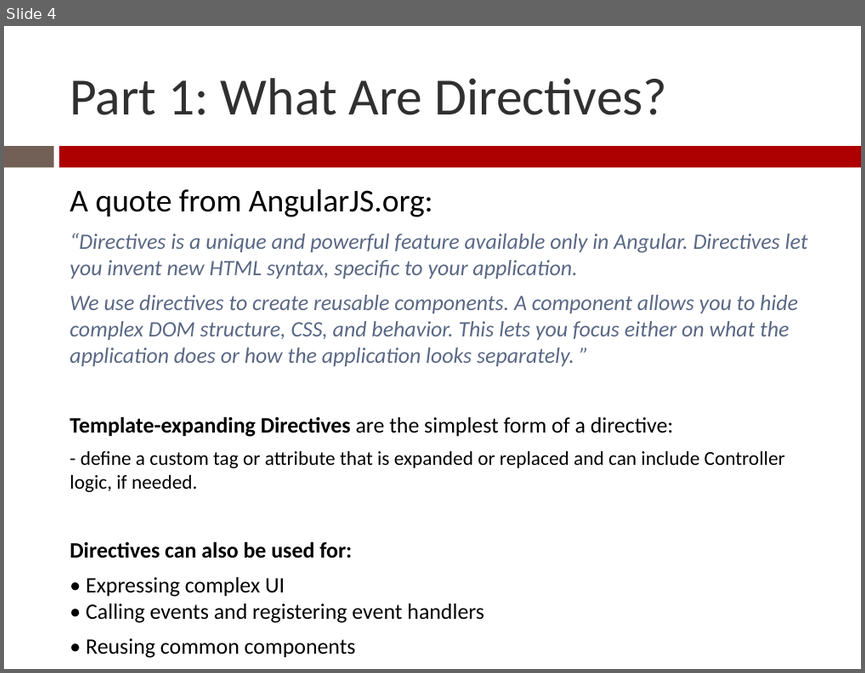
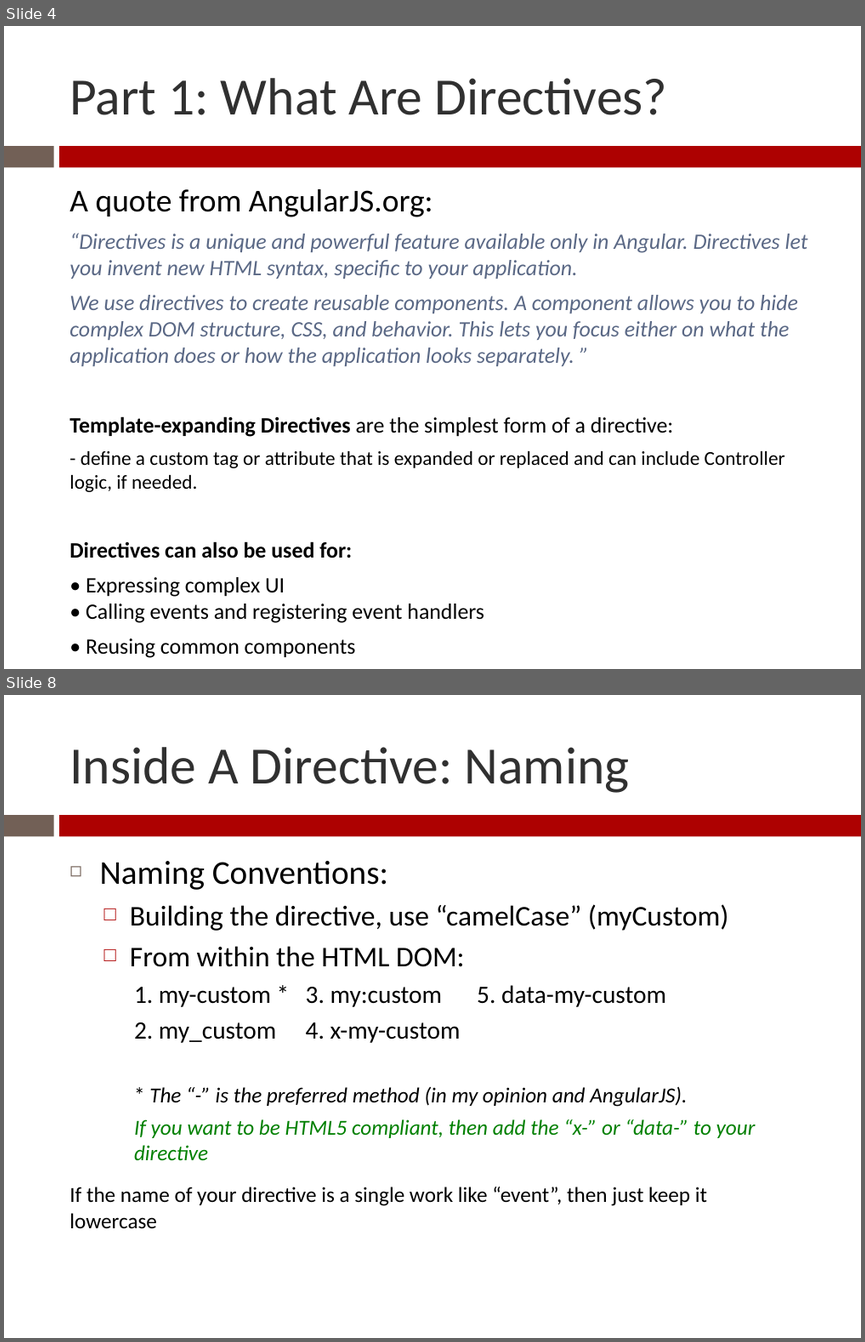
Before and after one commit to Zenitram-Oriaj/AngularJS_Directives, a slide deck: presentation/ajs_dir_presentation.pptx. Shown one above the other, each under a label of ours: slide 4 before the commit, slides 4 and 8 after it; the slides between them are not shown. The pictures are 865x673 and 865x1342 pixels, drawn with LibreOffice and Linux fonts; fonts in the diff are those of the drawing. Boxes give left, top, right and bottom in pixels: in the first picture for what was removed or moved away, otherwise in the second. Text is boxed around its words. In the diff, an @@ line names an element or a change of style, - is before the commit and + after.

```diff
--- a/presentation/ajs_dir_presentation.pptx
+++ b/presentation/ajs_dir_presentation.pptx
@@ slide 8 added at box(4, 695, 861, 1338), background #FFFFFF; not listed: 2 template elements that a slide beside it also shows @@
@@ title added at box(69, 747, 630, 793), 44 pt, text #303030 @@
+Inside A Directive: Naming
@@ text added at box(100, 861, 755, 1160), 18 pt, text #000000 @@
+◻ Naming Conventions:
+  □ Building the directive, use “camelCase” (myCustom)
+  □ From within the HTML DOM:
+    1. my-custom * 3. my:custom 5. data-my-custom
+    2. my_custom 4. x-my-custom
+    * The “-” is the preferred method (in my opinion and AngularJS).
+    If you want to be HTML5 compliant, then add the “x-” or “data-” to your directive
@@ text added at box(69, 1186, 707, 1206), 18 pt, text #000000 @@
+If the name of your directive is a single work like “event”, then just keep it lowercase
```
Also in this commit, not shown: 6 slides changed, 5 other slides added, 1 slide removed, 1 other file.
